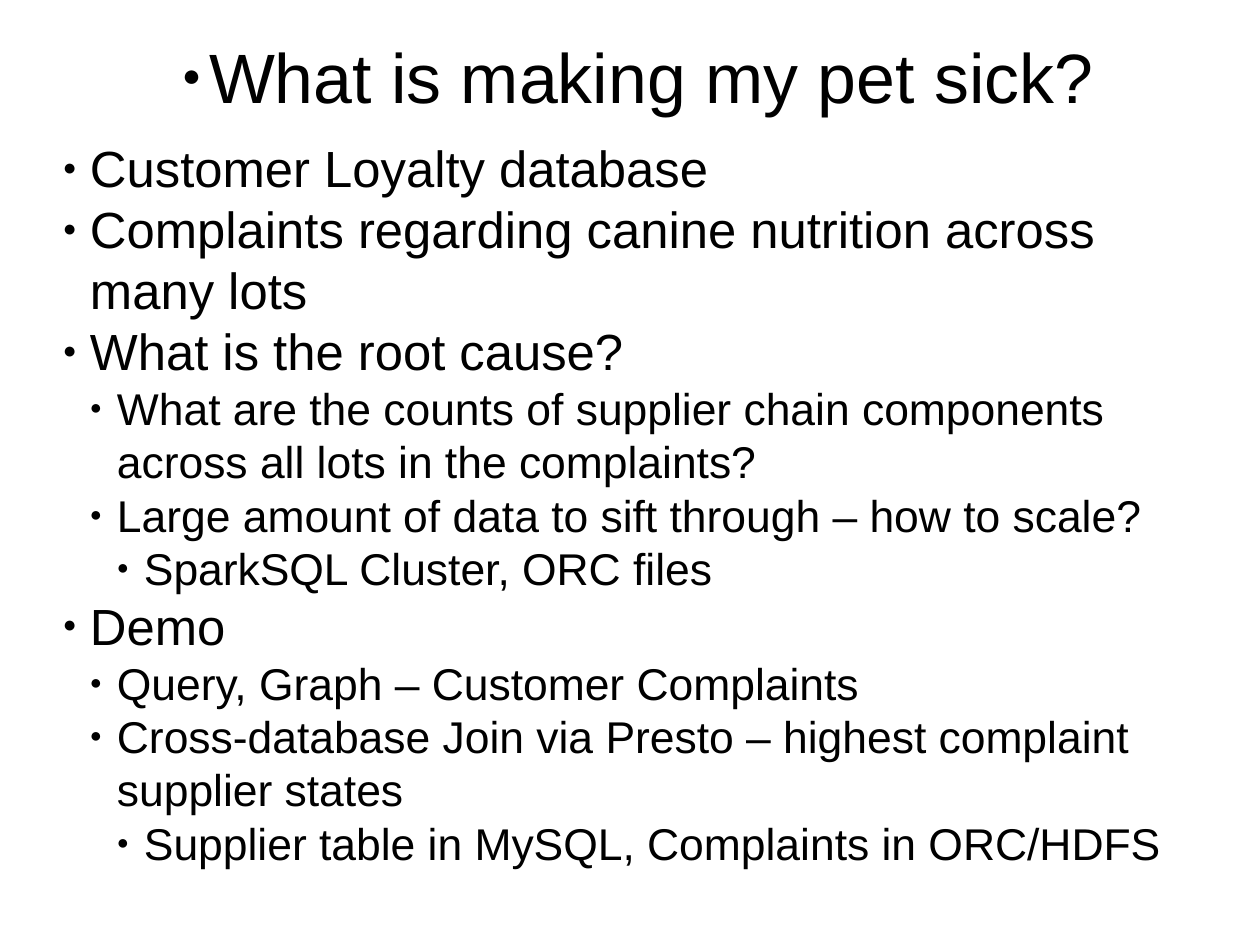
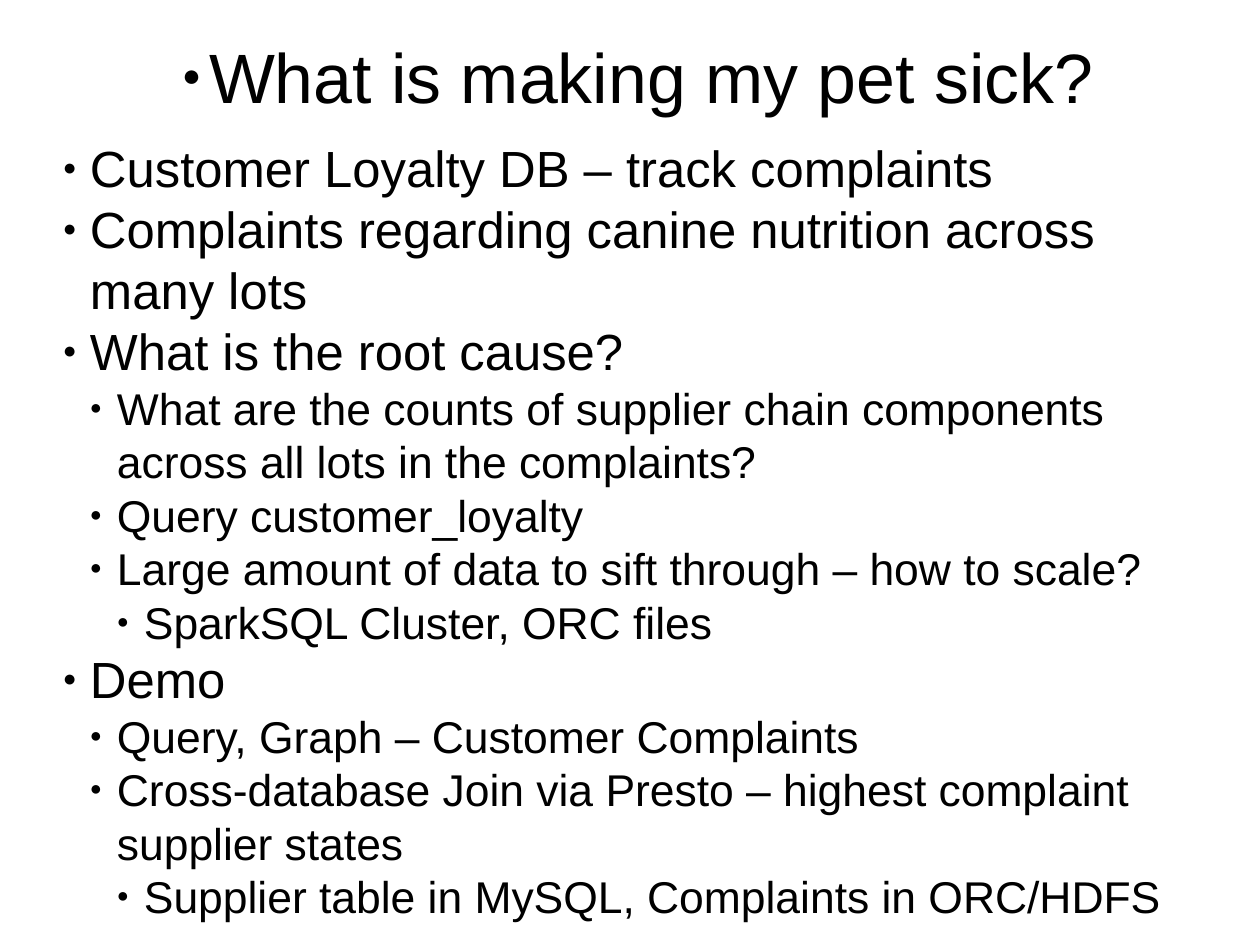
Before and after one commit to petezybrick/blockchain-supplychain, a slide deck: slide 7 of src/site/markdown/bcsc-v2.odp. Drawn at 1260x945 pixels with LibreOffice and Linux fonts; fonts in the diff are those of the drawing. Boxes give left, top, right and bottom in pixels: in the first picture for what was removed or moved away, otherwise in the second. Text is boxed around its words. In the diff, an @@ line names an element or a change of style, - is before the commit and + after.

```diff
--- a/src/site/markdown/bcsc-v2.odp
+++ b/src/site/markdown/bcsc-v2.odp
@@ text at [90,150,993,198]: text changed @@
-● Customer Loyalty database
+● Customer Loyalty DB – track complaints
@@ text at [117,499,583,541]: paragraph added @@
+  ● Query customer_loyalty
```
Also in this commit, not shown: 10 other slides changed, 20 slides added, 1 slide removed, 1 other file.
